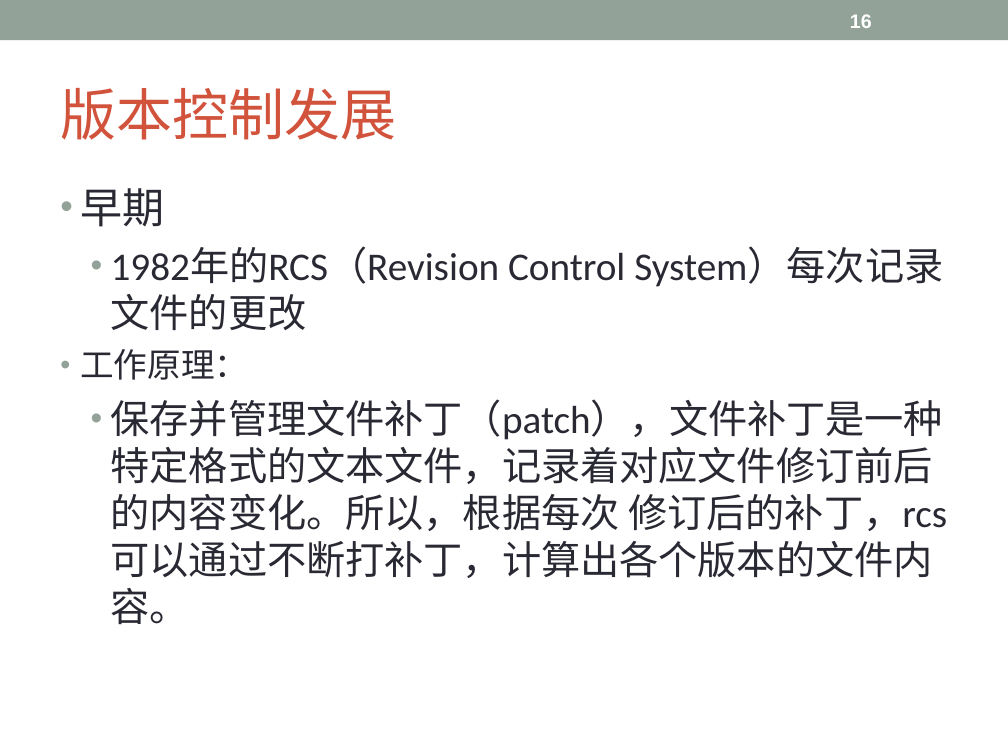
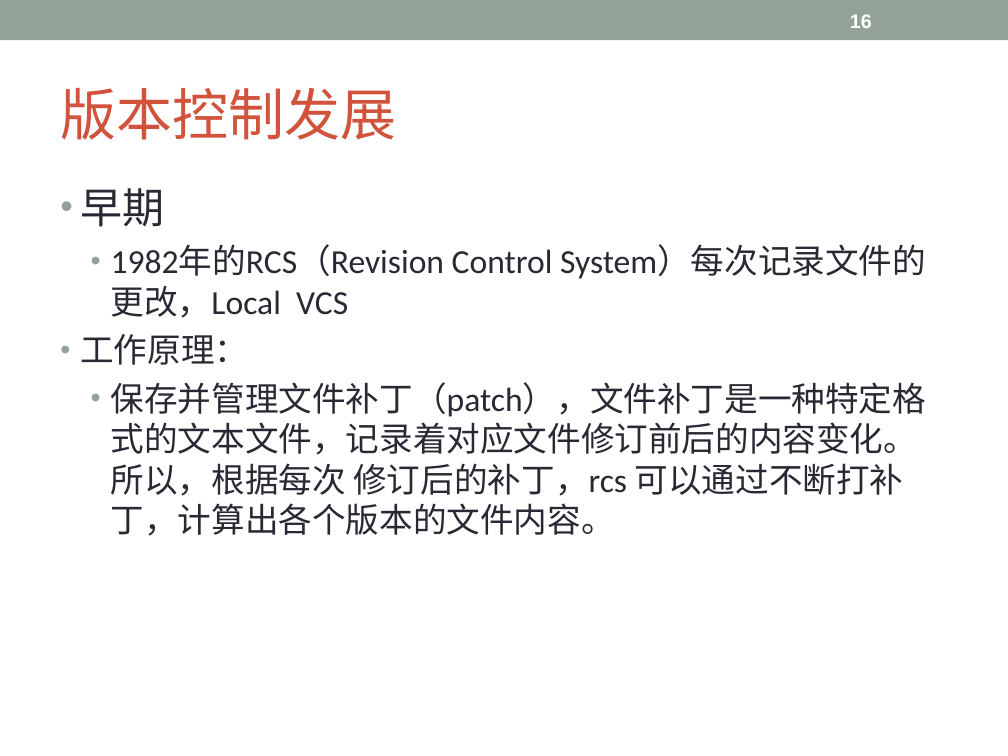
Before and after one commit to Lyon-NEU/Git, a slide deck: slide 16 of git.ppt. Drawn at 1008x756 pixels with LibreOffice and Linux fonts; fonts in the diff are those of the drawing. Boxes give left, top, right and bottom in pixels: in the first picture for what was removed or moved away, otherwise in the second. Text is boxed around its words. In the diff, an @@ line names an element or a change of style, - is before the commit and + after.

```diff
--- a/git.ppt
+++ b/git.ppt
@@ text at (111, 246, 926, 318): text changed; size 28 to 24 pt @@
-  • 1982年的RCS（Revision Control System）每次记录文件的更改
+  • 1982年的RCS（Revision Control System）每次记录文件的更改，Local VCS
@@ text at (111, 382, 926, 536): size 28 to 24 pt in "保存并管理文件补丁（patch），文件补丁是一种特定格式的文本文件，记录着对应文件修订前后的内容变化。所以，根据每次 修 ..."; less space between paragraphs @@
```
Also in this commit, not shown: 15 other slides changed, 10 slides added, 5 slides removed.
